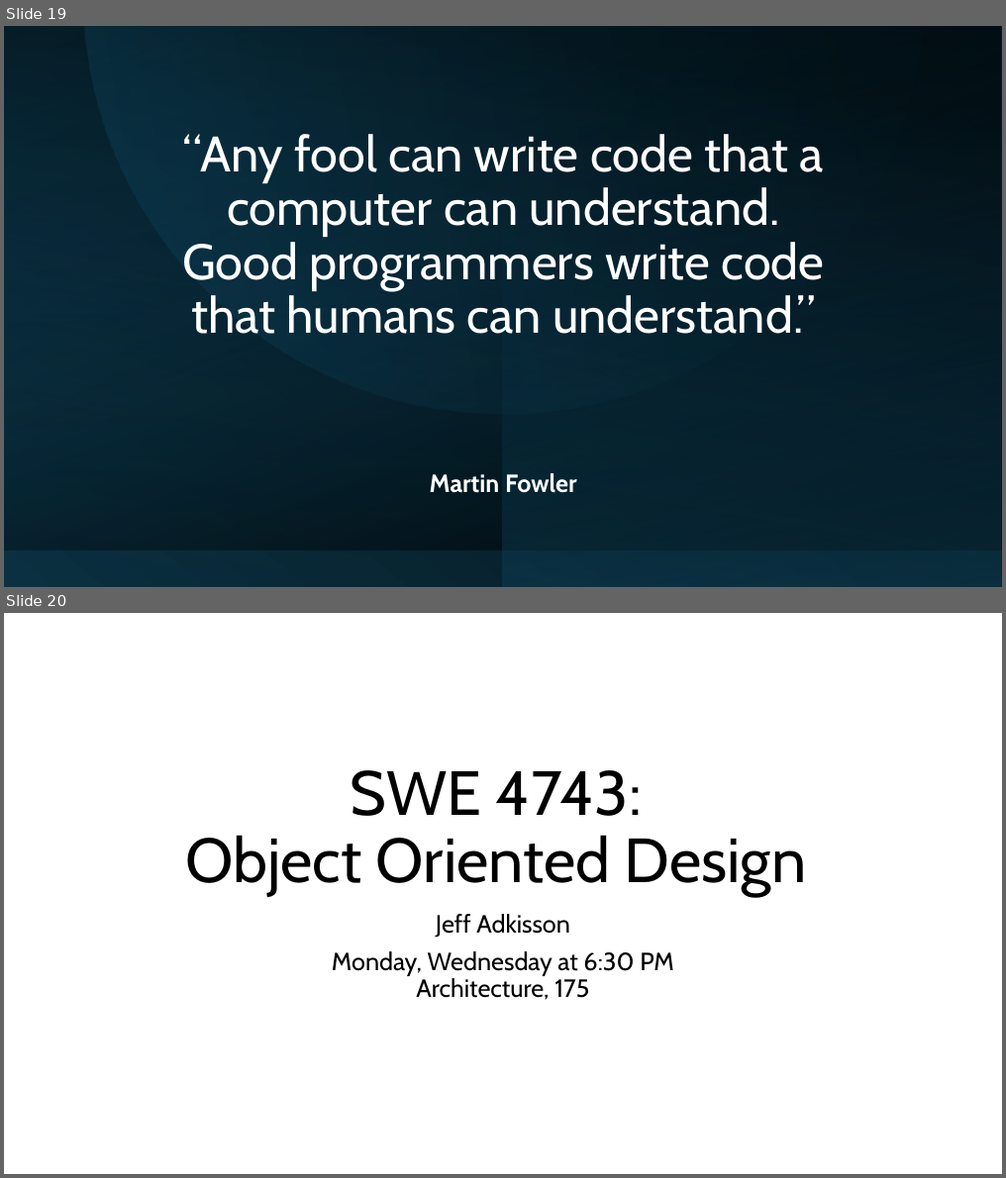
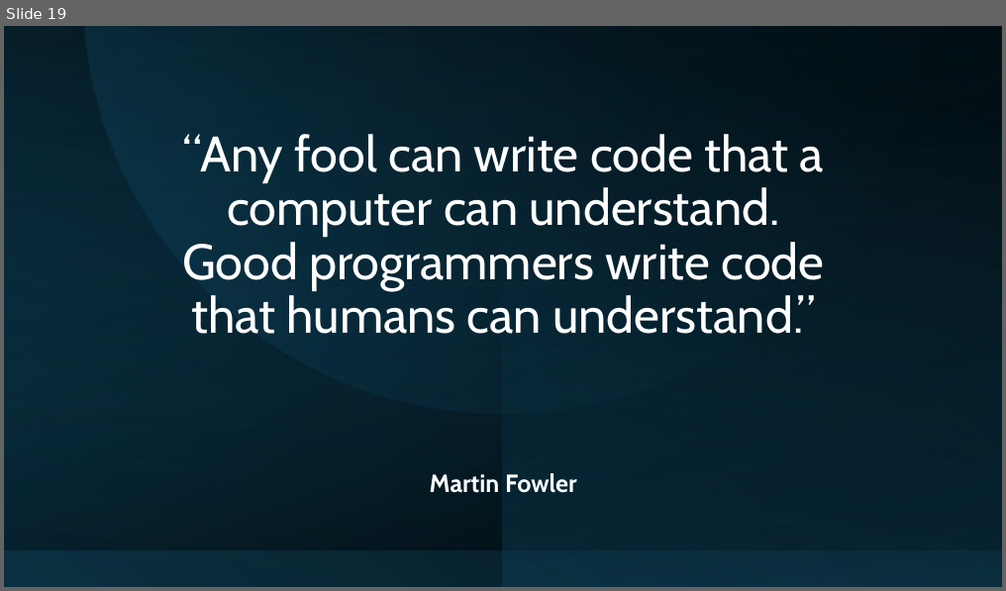
Before and after one commit to jeff-adkisson/swe-4743-spring-2026-oo-design, a slide deck: presentations/02-why-design-matters.pptx. Shown one above the other, each under a label of ours: slides 19 and 20 before the commit, slide 19 after it. The pictures are 1006x1178 and 1006x591 pixels, drawn with LibreOffice and Linux fonts; fonts in the diff are those of the drawing. Boxes give left, top, right and bottom in pixels: in the first picture for what was removed or moved away, otherwise in the second. Text is boxed around its words. In the diff, an @@ line names an element or a change of style, - is before the commit and + after.

Commit message:
Updates course content and presentation materials
Refreshes the course introduction and design presentation slides with updated content.

[New]
- Adds information regarding course resources.

[Modified]
- Adjusts presentation layouts and content for clarity and accuracy.

sc-XXXX

```diff
--- a/presentations/02-why-design-matters.pptx
+++ b/presentations/02-why-design-matters.pptx
@@ slide 20 removed at (4, 613, 1002, 1174), background #FFFFFF @@
@@ title removed at (185, 770, 807, 897) @@
-SWE 4743:
-Object Oriented Design
@@ subtitle removed at (332, 914, 674, 1000) @@
-Jeff Adkisson
-Monday, Wednesday at 6:30 PM
-Architecture, 175
```
Also in this commit, not shown: 1 slide changed, 7 other files.
